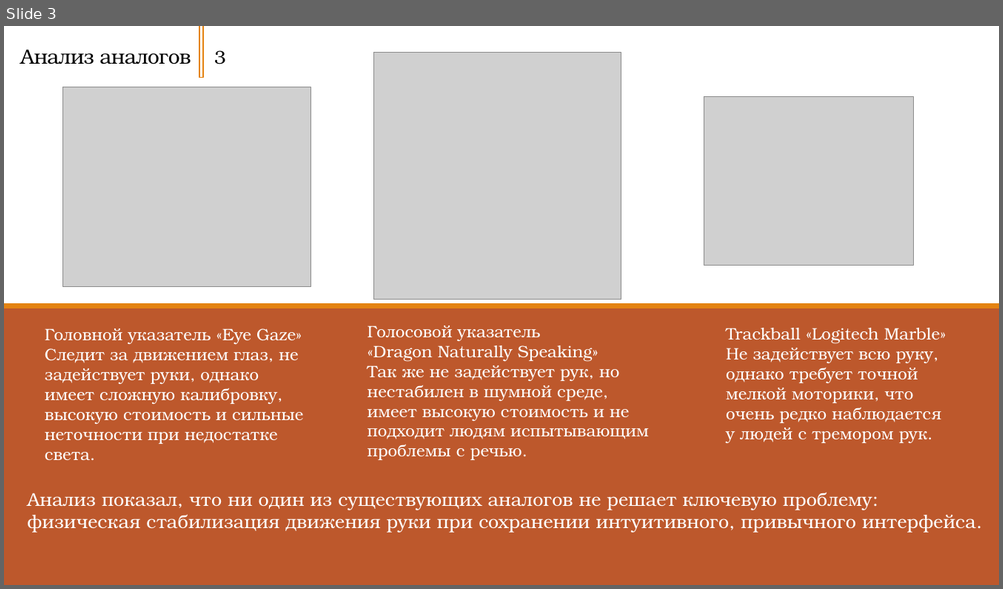
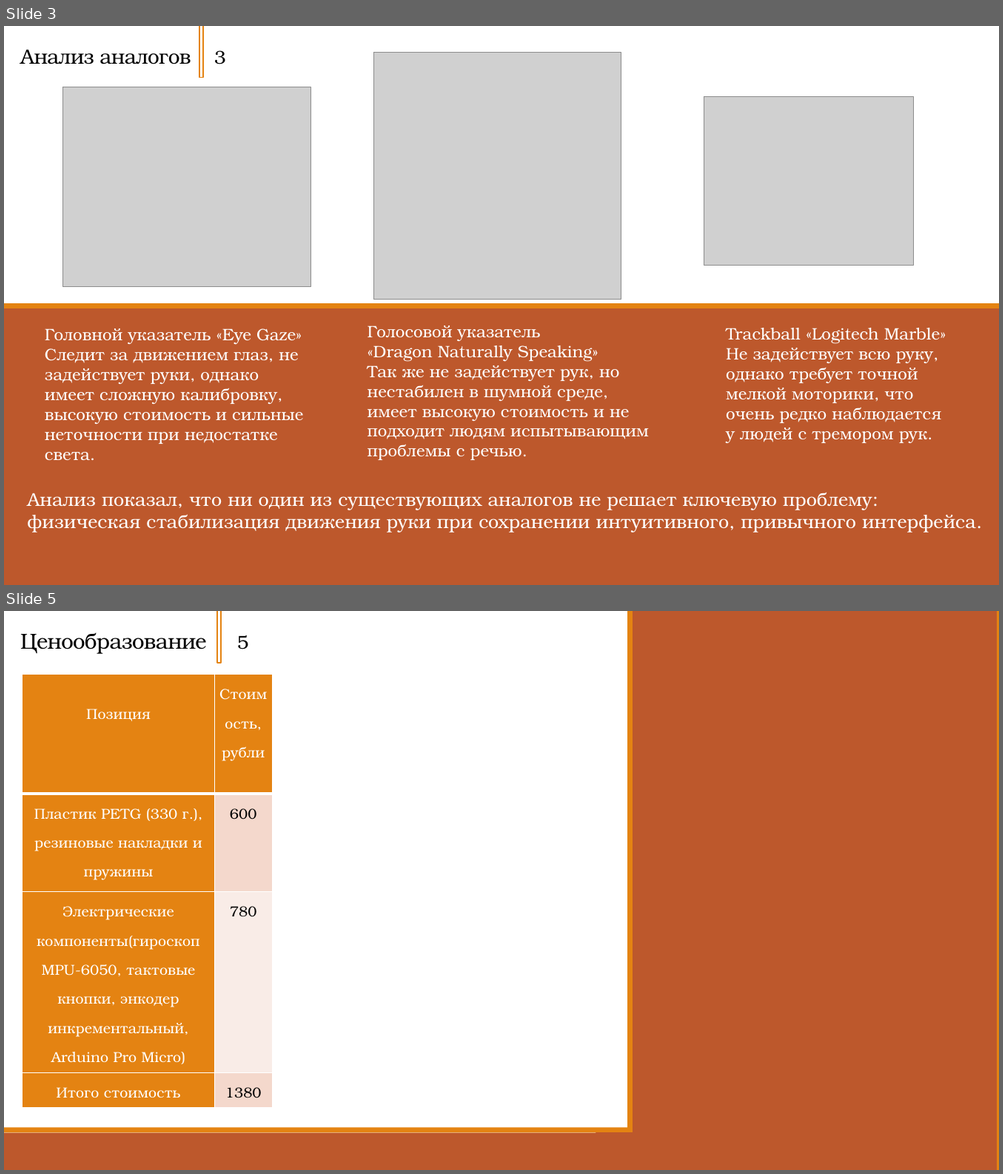
Before and after one commit to Zerocummer/Mmm-Yummers, a slide deck: Мышка для людей с ОВЗ/Документы/Презентация о манипуляторе.pptx. Shown one above the other, each under a label of ours: slide 3 before the commit, slides 3 and 5 after it; the slides between them are not shown. The pictures are 1003x589 and 1003x1174 pixels, drawn with LibreOffice and Linux fonts; fonts in the diff are those of the drawing; grey boxes stand for pictures. Boxes give left, top, right and bottom in pixels: in the first picture for what was removed or moved away, otherwise in the second. Text is boxed around its words. In the diff, an @@ line names an element or a change of style, - is before the commit and + after.

```diff
--- a/Мышка для людей с ОВЗ/Документы/Презентация о манипуляторе.pptx
+++ b/Мышка для людей с ОВЗ/Документы/Презентация о манипуляторе.pptx
@@ slide 5 added at box(4, 611, 999, 1170), background #FFFFFF @@
@@ title added at box(20, 632, 207, 654), 21 pt, text #000000 @@
+Ценообразование
@@ rectangle added at box(217, 611, 221, 664), outline #E48312 1.25 pt @@
@@ rectangle added at box(630, 611, 999, 1170), fill #BD582C, outline #E48312 4.5 pt @@
@@ text added at box(237, 635, 249, 649), 18 pt, text #000000 @@
+5
@@ table added at box(22, 675, 272, 1109), 4 rows, 2 columns @@
+Позиция | Стоимость, рубли
+Пластик PETG (330 г.), резиновые накладки и пружины | 600
+Электрические компоненты(гироскоп MPU-6050, тактовые кнопки, энкодер инкрементальный, Arduino Pro Micro) | 780
+Итого стоимость | 1380
@@ rectangle added at box(96, 749, 921, 759), fill #FFFFFF @@
@@ rectangle added at box(4, 1133, 999, 1170), fill #BD582C @@
@@ rectangle added at box(4, 1128, 999, 1133), fill #E48312 @@
@@ rectangle added at box(597, 1134, 674, 1170), fill #BD582C, outline #BD582C 1.25 pt @@
```
Also in this commit, not shown: 2 slides changed, 3 other slides added, 1 slide removed, 1 other file.
